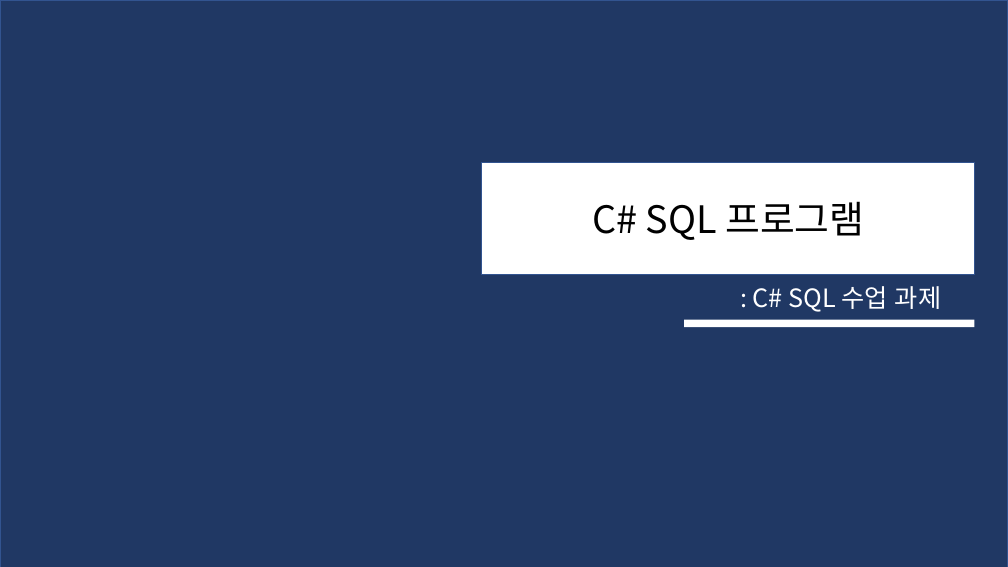
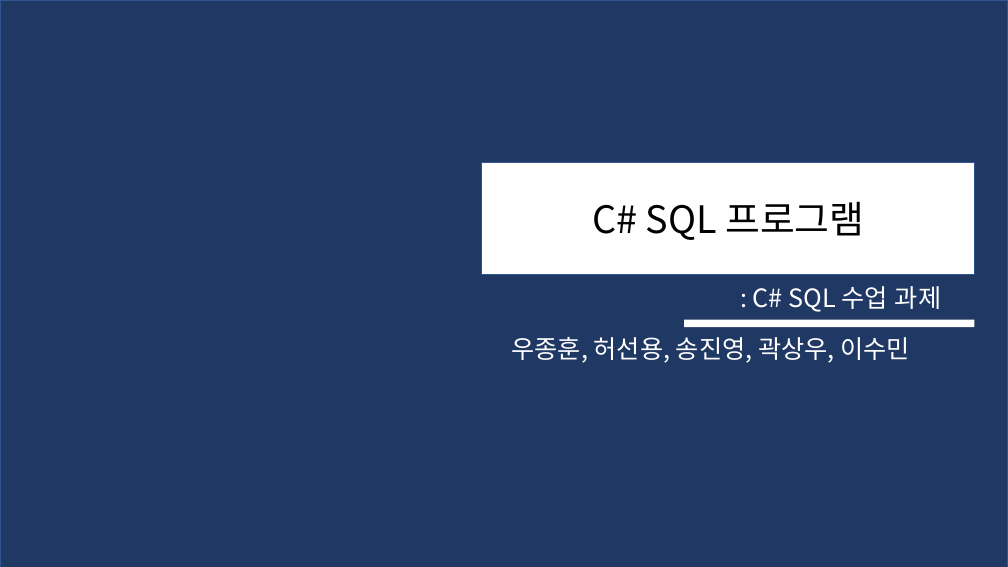
Before and after one commit to sjin9696/SqlDatabaseProject, a slide deck: slide 1 of 문서자료/03. 최종 발표 제출 자료/프로젝트B 발표 PPT .pptx. Drawn at 1008x567 pixels with LibreOffice and Linux fonts; fonts in the diff are those of the drawing. Boxes give left, top, right and bottom in pixels: in the first picture for what was removed or moved away, otherwise in the second. Text is boxed around its words. In the diff, an @@ line names an element or a change of style, - is before the commit and + after.

```diff
--- a/문서자료/03. 최종 발표 제출 자료/프로젝트B 발표 PPT .pptx
+++ b/문서자료/03. 최종 발표 제출 자료/프로젝트B 발표 PPT .pptx
@@ text added at (512, 337, 910, 363), 24 pt, text #FFFFFF @@
+우종훈, 허선용, 송진영, 곽상우, 이수민
```
Also in this commit, not shown: 4 other slides changed, 8 slides removed, 2 other files.
